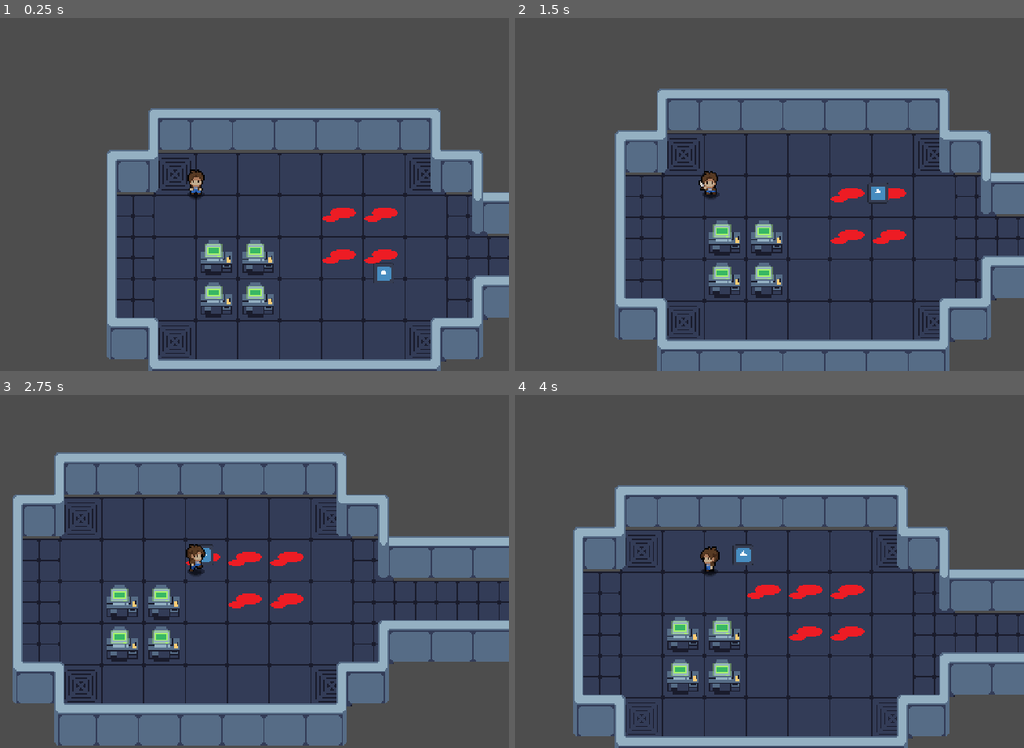
Above: before the commit, frames 1-4 (two rows, left to right).
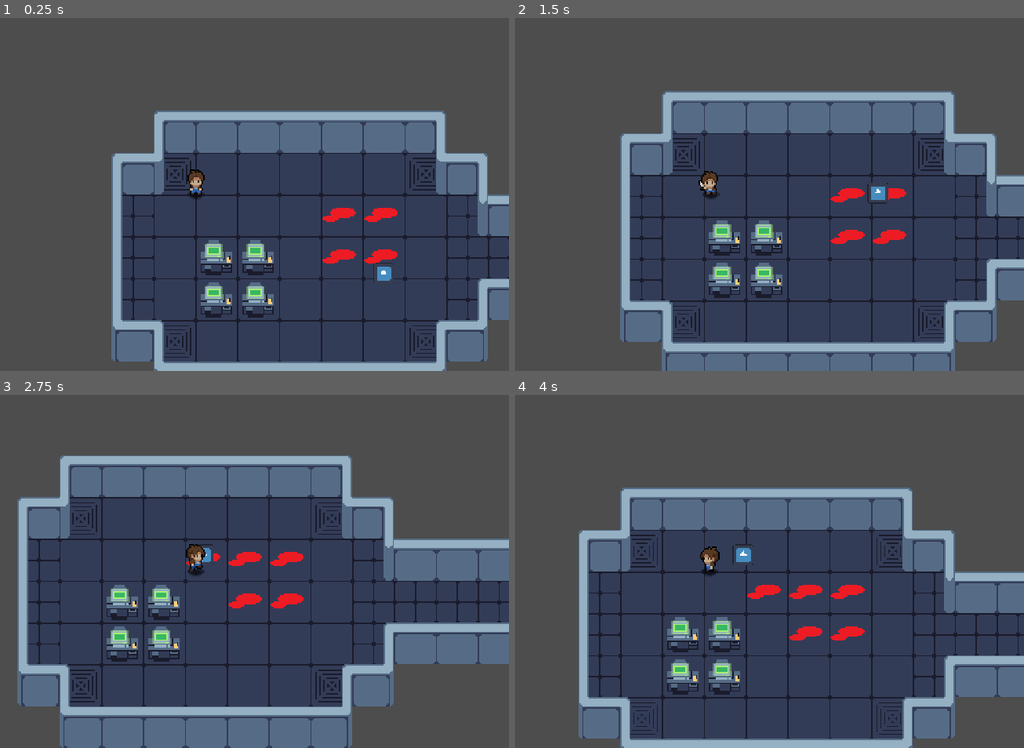
Above: after the commit, the same moments.

Repository: Airon-Tree/Ruin-Explorer-Project
Game: Godot game, scene res://Scense/playground.tscn
Two runs of this game, one before a commit and one after it. Both use one fixed random seed, a clock stepped at 60 frames per second and the inputs below. The engine's default icon, where the game draws it, is replaced by a stand-in: a white triangle on a blue panel in a dark square.
Inputs:
- Up to frame 1 (0.25 s): no input
- Up to frame 2 (1.5 s): hold D (right) 0.53-1.28 s; hold Z (attack) 0.53-1.28 s; hold S (down) from 1.28 s (still down); tap Z (attack) at 1.35 s
- Up to frame 3 (2.75 s): release S (down) at 2.03 s; hold D (right) from 2.03 s (still down); hold Z (attack) from 2.03 s (still down)
- Up to frame 4 (4 s): release D (right) at 2.78 s; release Z (attack) at 2.78 s; hold W (up) 2.78-3.53 s; tap Z (attack) at 2.85 s; hold A (left) from 3.53 s (still down); hold Z (attack) from 3.53 s (still down)

The runs differ from the first frame. In frame 1, 7.7% of the frame differs, in the area x 20-100%, y 25-100%; in frame 2, 8.3%; in frame 3, 10%, in the area x 2-100%, y 16-100%; in frame 4, 8.4%.

Commit message:
fix wallLayer position

Diff:
--- a/Scense/playground.tscn
+++ b/Scense/playground.tscn
@@ -605,7 +605,6 @@
 z_index = 1
 y_sort_enabled = true
 use_parent_material = true
-position = Vector2(-4, -2)
 tile_map_data = PackedByteArray("AAAFAAMAAQAIAAkAAAAFAAQAAQAIAAoAAAAEAAQAAQAFAAoAAAADAAQAAQAFAAoAAAACAAQAAQAFAAoAAAABAA …(1296 unchanged characters)…
 tile_set = SubResource("TileSet_xn7v3")
 
